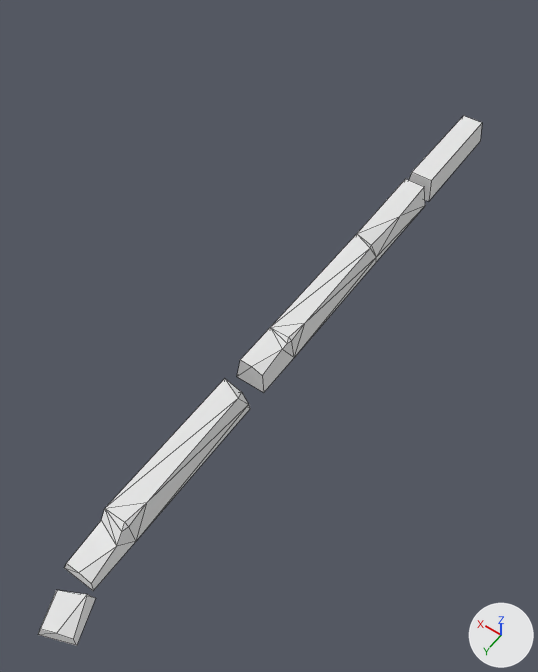
A saved change to the FBX model Assets/BZ_ENV/Models/bz_roads_props/bz_porebriki_collection.fbx.
Both versions are drawn from a 50 mm lens placed at (-1.02, 3.43, 2.59), pointed at (0.25, 1.67, -0.19). The axes (+X, +Y, +Z) are drawn at lower right. The lights are the same throughout. Mesh edges are drawn as thin lines. Where no turn or scale is listed for an object, it has been applied to the vertices.

The first picture shows 'bz_road_poreb_01', 'bz_road_poreb_01.001', 'bz_road_poreb_01.002'.
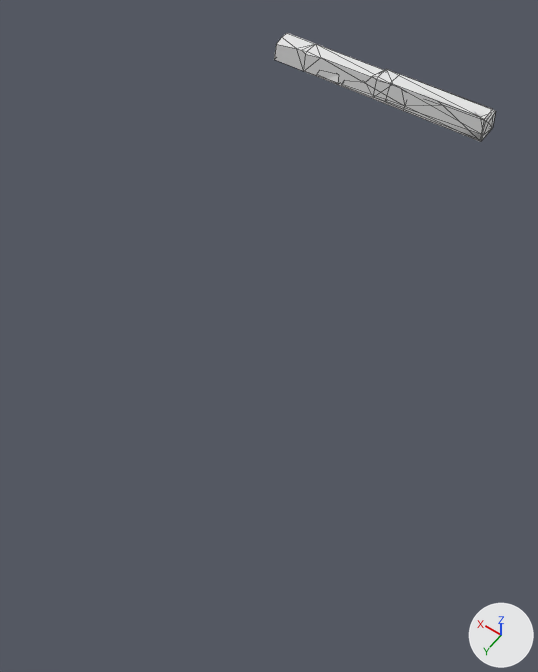
The edits, one by one:
Mesh me_cube_046_1 is new.
It has 30 vertices, 35 faces and spans x -0.003..1.087, y -0.148..0.008, z 0.01..0.13.
It uses material mat_bl_general_01 (white #e7e7e7).
Object 'bz_road_poreb_01.001' (ob_bz_road_poreb_01_001) is deleted.
Object 'bz_road_poreb_01.002' (ob_bz_road_poreb_01_002) moves from (0.0, 0.649, 0.01) to (0.0, 0.0, 0.0).
Object 'bz_road_poreb_01.002' (ob_bz_road_poreb_01_002) turns from (0, 0, 0) to (0, 0, -90) degrees about x, y and z.
Object 'bz_road_poreb_01' (ob_bz_road_poreb_01) turns from (0, 0, 0) to (0, 0, -90) degrees about x, y and z.
Object 'bz_road_poreb_02' (ob_bz_road_poreb_02) is new; it shows me_cube_046_1.
Its location is (0.0, 0.0, 0.0).

Location of each change, (x1, y1, x2, y2) in pixels of the pictures (538 x 672 px):
'bz_road_poreb_01.002', moved, turned: before (237, 179, 425, 393); after (274, 33, 491, 142)
'bz_road_poreb_01.001', deleted: before (38, 379, 250, 646)
'bz_road_poreb_01', turned: before (409, 116, 482, 201); after (385, 74, 493, 139)
'bz_road_poreb_02', added: after (327, 69, 496, 140)
